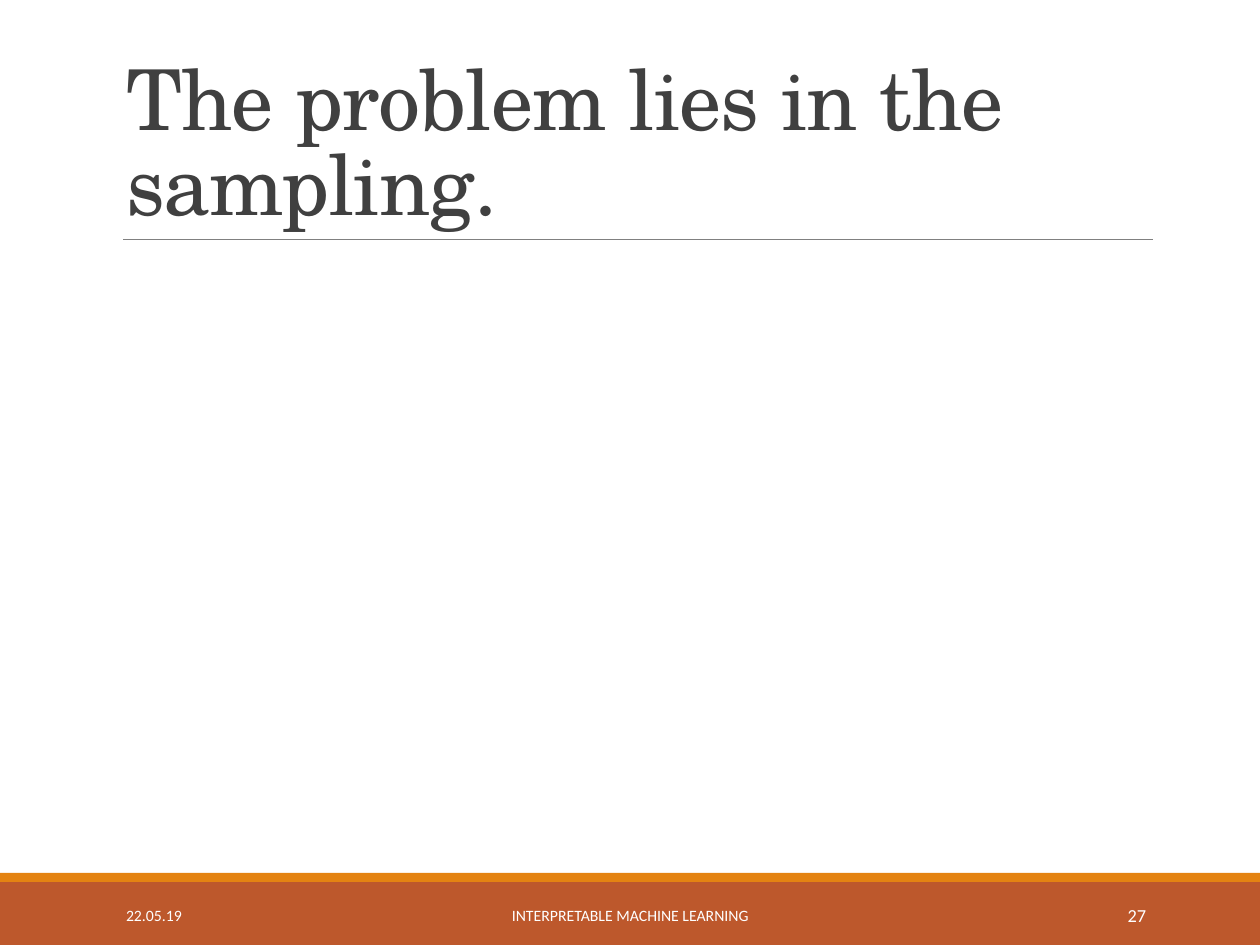
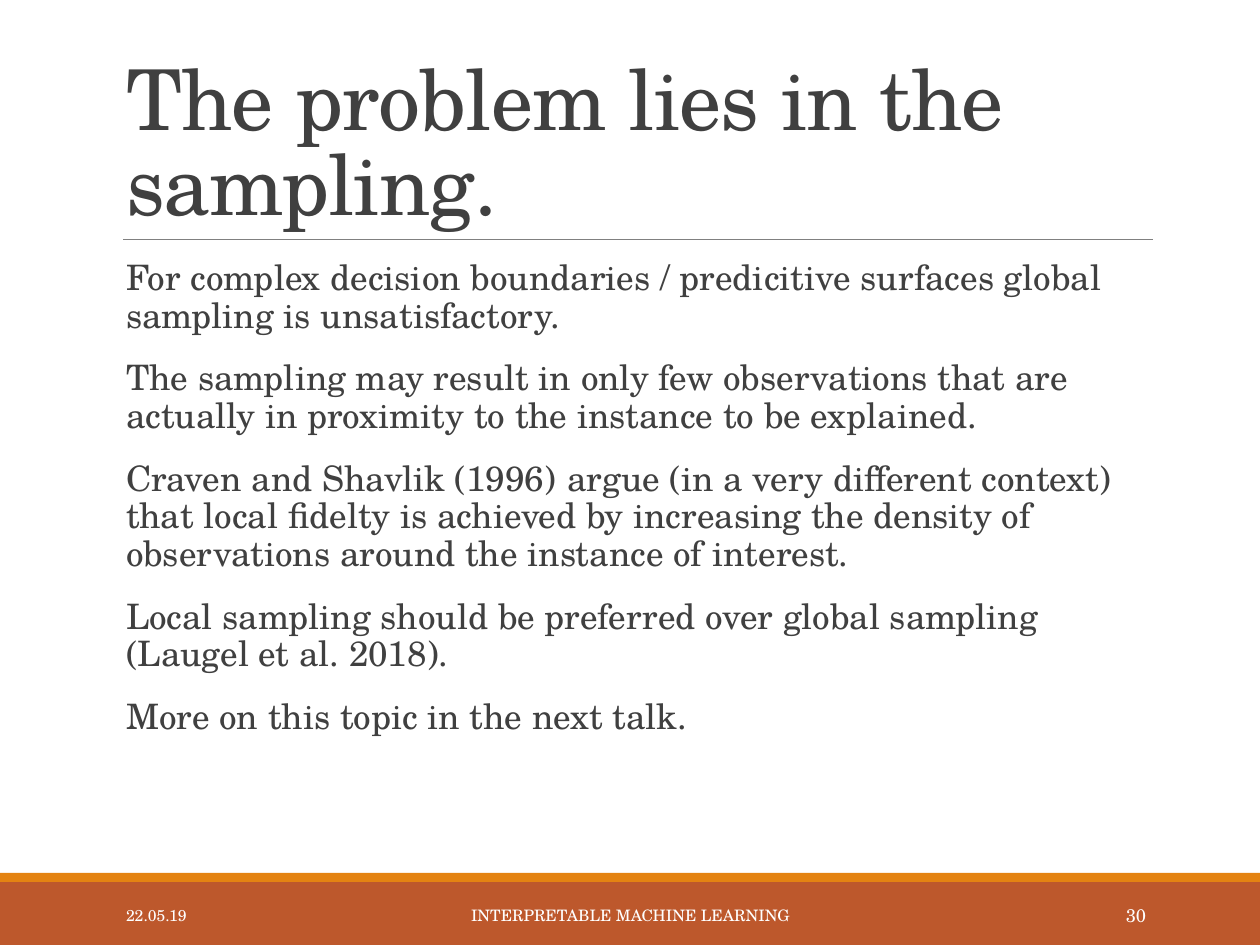
Before and after one commit to slds-lmu/iml_methods_limitations, a slide deck: slide 31 of Slides/LIME-neighbourhood.pptx (slide 28 before the commit). Drawn at 1260x945 pixels with LibreOffice and Linux fonts; fonts in the diff are those of the drawing. Boxes give left, top, right and bottom in pixels: in the first picture for what was removed or moved away, otherwise in the second. Text is boxed around its words. In the diff, an @@ line names an element or a change of style, - is before the commit and + after.

Commit message:
Created r references, only 1 slide missing, to do: CV and rewrite real data section with new plots

```diff
--- a/Slides/LIME-neighbourhood.pptx
+++ b/Slides/LIME-neighbourhood.pptx
@@ text added at [126,264,1111,736], 20 pt, text #404040 @@
+  For complex decision boundaries / predicitive surfaces global sampling is unsatisfactory.
+  The sampling may result in only few observations that are actually in proximity to the instance to be explained.
+  Craven and Shavlik (1996) argue (in a very different context) that local fidelty is achieved by increasing the density of observations around the instance of interest.
+  Local sampling should be preferred over global sampling (Laugel et al. 2018).
+  More on this topic in the next talk.
@@ text "22.05.19" at [126,910,187,921]: font Calibri to TeX Gyre Schola @@
@@ text "INTERPRETABLE MACHINE LEARNING" at [471,909,790,921]: font Calibri to TeX Gyre Schola @@
@@ page number at [1126,909,1146,923]: text changed; font Calibri to TeX Gyre Schola @@
-27
+30
```
Also in this commit, not shown: 12 other slides changed, 3 slides added, 5 other files.
